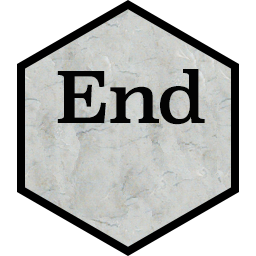
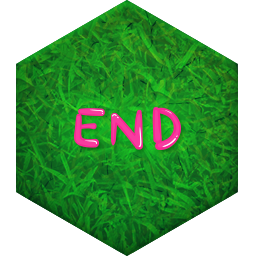
Comparing the layer stacks of the two (256, 256) images. Changes:
removed layer "End" over left=57, top=69, right=205, bottom=125
removed layer "Layer 1" over left=17, top=0, right=239, bottom=256
added group "Group 1" with 2 layers above "Group 2" over left=74, top=107, right=181, bottom=150
added layer "Vector Smart Object" (1st of 3, in "Group 1") in group "Group 1" over left=74, top=107, right=181, bottom=150
added group "Group 2" with 6 layers above "Polygon 1" over left=16, top=0, right=238, bottom=256
added layer "grass_texture237_ copy 2" (multiply, 18%) in group "Group 2" over left=16, top=0, right=238, bottom=256
added layer "grass_texture237_ copy" (overlay, 46%) in group "Group 2" over left=16, top=0, right=238, bottom=256
added layer "Vector Smart Object" (3rd of 3, in "Group 2") in group "Group 2" over left=16, top=0, right=238, bottom=256
